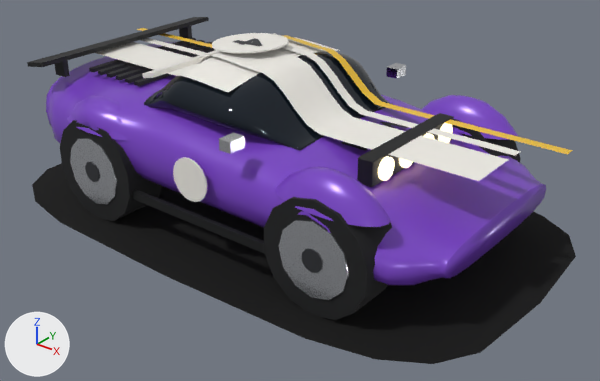
An edit to the glTF model art/models/car-1.glb, drawn before and after from the same camera.
Rendered twice from a 50 mm camera at (3.33, -3.99, 2.67) aimed at (0.19, -0.07, 0.23). Arrows for +X, +Y and +Z are at lower left; the lights stay in place. The first picture is the older version. Vertices at exactly the same position are counted once.

Before the edit, the objects in view are built like this:
```python
me_body = bpy.data.meshes.new('body')
me_body.from_pydata(...)  # 3219 vertices, 5762 faces; spans x -1.9..1.9, y -1.14..1.14, z 0.0..1.17
me_body.materials.append(mat_paint)
me_body.materials.append(mat_glass)
me_body.materials.append(mat_roof)
me_body.materials.append(mat_stripe)
me_body.materials.append(mat_black)
me_body.materials.append(mat_tail)
me_body.materials.append(mat_white)
me_body.materials.append(mat_lamp)
me_body.materials.append(mat_band0)
me_body.materials.append(mat_ink)
me_body.materials.append(mat_chrome)
me_body.materials.append(mat_tyre)
me_body.materials.append(mat_rim)
me_body.materials.append(mat_hub)
me_body.materials.append(mat_contact)
ob_car_1 = bpy.data.objects.new('car-1', me_body)
ob_car_1.location = (0.0, 0.0, 0.0)
```
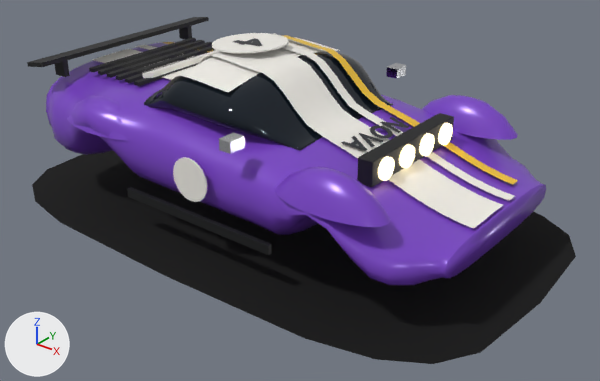
What changed in the scene script:
```text
Change me_body:
    used by ob_car_1; location = (0.0, 0.0, 0.0)
    remove me_body.from_pydata(...)  # 3219 vertices, 5762 faces; spans x -1.9..1.9, y -1.14..1.14, z 0.0..1.17
    add me_body.from_pydata(...)  # 2913 vertices, 5210 faces; spans x -1.9..1.9, y -1.14..1.14, z 0.01..1.17
    me_body part 1: 12 loose pieces with 288 vertices, spanning x -1.26..1.3, y -0.91..0.91, z 0.0..0.72, are deleted
    me_body part 2
    12 vertices are removed from x -1.81..-1.51, y 0.32..0.4, z 0.91..0.92
    16 faces are deleted
    41 vertices in x -1.41..-0.97, y -0.3..0.4, z 0.91..0.92 move by (0.0, 0.0, -0.05)
    32 vertices in x -1.11..-0.7, y -0.3..0.4, z 0.91..0.92 move by (0.0, 0.0, -0.04)
    25 vertices in x -1.59..-1.23, y -0.3..0.36, z 0.92 move by (0.0, 0.0, -0.06)
    3 vertices in x -0.91..-0.7, y 0.4, z 0.91 move by (0.0, 0.0, -0.03)
    3 vertices are added at (-1.51, 0.32, 0.86), (-1.51, 0.36, 0.86), (-1.51, 0.4, 0.85)
    4 new faces join them, mat_band0
    me_body part 3
    12 vertices are removed from x 1.51..1.81, y 0.32..0.4, z 0.8
    16 faces are deleted
    10 vertices in x 0.7..0.71, y -0.3..0.4, z 0.8 move by (0.0, 0.0, -0.05)
    10 vertices in x 1.41, y -0.3..0.4, z 0.8 move by (0.0, 0.0, -0.26)
    9 vertices in x 0.6..0.62, y -0.19..0.4, z 0.8 move by (0.0, 0.0, -0.02)
    9 vertices in x 1.31..1.32, y -0.19..0.4, z 0.8 move by (0.0, 0.0, -0.24)
    8 vertices in x 1.5..1.59, y -0.3..0.2, z 0.8 move by (0.0, 0.0, -0.28)
    7 vertices in x 0.88, y -0.3..0.2, z 0.8 move by (0.0, 0.0, -0.1)
    58 vertices move from x 0.62..1.5, y -0.3..0.4, z 0.8 to x 0.62..1.5, y -0.3..0.4, z 0.53..0.77
    3 vertices are added at (1.51, 0.32, 0.52), (1.51, 0.36, 0.52), (1.51, 0.4, 0.52)
    4 new faces join them, mat_band0
    remove me_body.materials.append(mat_tyre)
    remove me_body.materials.append(mat_rim)
    remove me_body.materials.append(mat_hub)
```

What differs and where, as boxes (x1, y1, x2, y2) in the pictures (600 x 381 px; the box of a moved part takes in the faces that stretch with it):
part 1 of me_body, deleted
    before: (60, 119, 521, 320)
part 2 of me_body, moved or reshaped
    before: (95, 28, 212, 76)
    after: (93, 42, 213, 80)
part 3 of me_body, moved or reshaped
    before: (320, 101, 573, 181)
    after: (320, 101, 518, 228)
